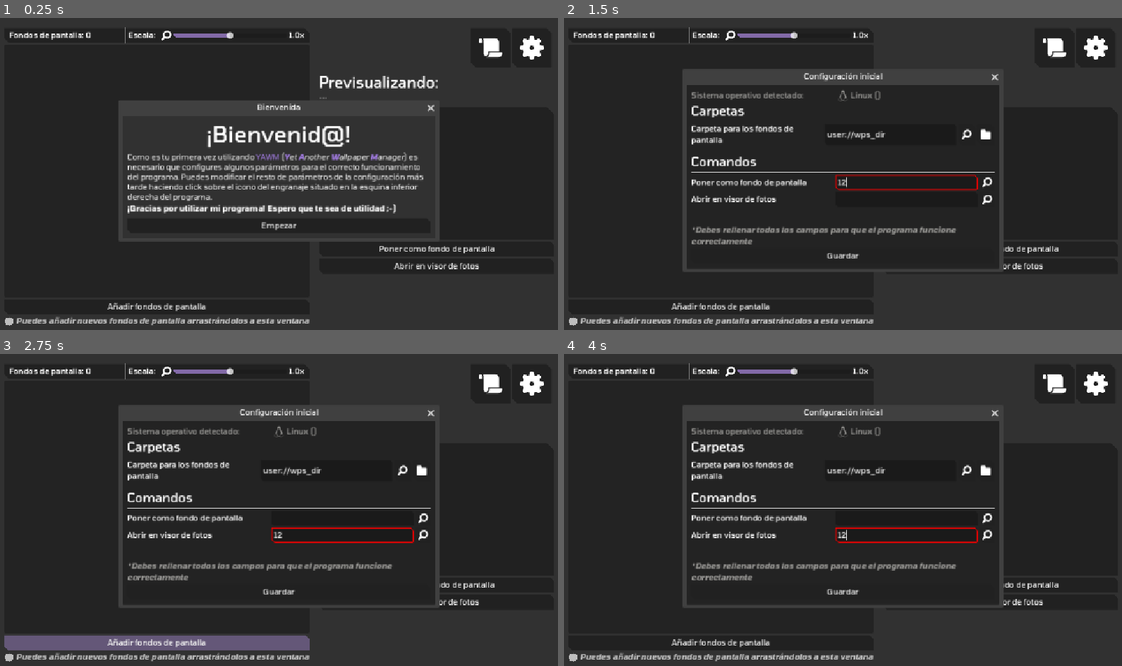
Above: before the commit, frames 1-4 (two rows, left to right).
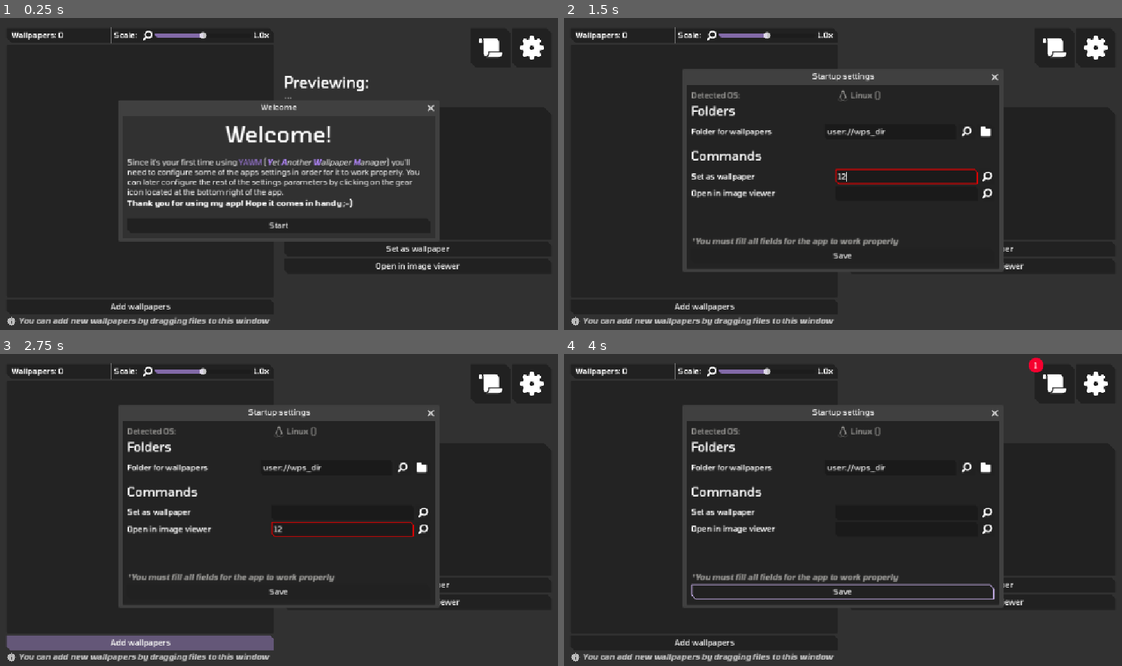
Above: after the commit, the same moments.

Repository: m0xn/yawm
Game: Godot game, scene res://scenes/Main.tscn
The game is run twice, just before and just after one commit, with the same random seed, the same clock (stepped at 60 frames per second) and the same inputs.
Inputs (mouse positions are in pixels of both pictures, inside the frame that each line leads up to):
- Up to frame 1 (0.25 s): no input
- Up to frame 2 (1.5 s): click "Empezar" (after the commit: "Start") at 0.5 s; click (904, 183) at 1.27 s; type "12" at 1.35 s
- Up to frame 3 (2.75 s): click (340, 534) at 1.5 s; type "12" at 1.58 s; click "Añadir fondos de pantalla" (after the commit: "Add wallpapers") at 2 s
- Up to frame 4 (4 s): click "Poner como fondo de pantalla" (after the commit: "Set as wallpaper") at 2.75 s; click "Abrir en visor de fotos" (after the commit: "Open in image viewer") at 3.5 s

The runs differ from the first frame. In frame 1, 9.4% of the frame differs, in the area x 0-89%, y 2-99%; in frame 2, 6.4%; in frame 3, 6.6%; in frame 4, 6.7%.

Commit message:
Minor fixes and how to use readme update

Diff:
--- a/scenes/Main.tscn
+++ b/scenes/Main.tscn
@@ -226,6 +226,7 @@
 theme_override_styles/separator = SubResource("StyleBoxEmpty_qnwvq")
 
 [node name="PreviewImgP" type="Panel" parent="MainUIHBC/PreviewVBC"]
+clip_children = 2
 custom_minimum_size = Vector2(480, 270)
 layout_mode = 2
 theme_override_styles/panel = SubResource("StyleBoxFlat_qnwvq")
--- a/scripts/lang_controller.gd
+++ b/scripts/lang_controller.gd
@@ -3,5 +3,8 @@
 var locale_idx = ["es", "en"]
 
 func _ready() -> void:
+	if not FileAccess.file_exists("user://settings.cfg"):
+		AppData.settings.set_value("misc", "locale_idx", locale_idx.find(OS.get_locale_language()))
+
 	TranslationServer.set_locale(locale_idx[AppData.settings.get_value("misc", "locale_idx")])
 	Utils.GC.update_wp_count()
--- a/scripts/windows/startup_settings_controller.gd
+++ b/scripts/windows/startup_settings_controller.gd
@@ -49,6 +49,9 @@
 		AppData.settings.set_value("cmds", "open_img_vwr_cmd", script_map[map_entry][1])
 		%CmdsSectionVBC.get_node("%OpenInImgVwrCmdLE").text = script_map[map_entry][1]
 
+	# NOTE: Allow the user to quit the app on startup config
+	close_requested.connect(func (): get_tree().quit())
+
 func verify_fields() -> void:
 	if AppData.settings.get_value("dirs", "wps_dir") == "" or AppData.settings.get_value("cmds", "set_wp_cmd") == "" or AppData.settings.get_value("cmds", "open_img_vwr_cmd") == "":
 		Utils.Debug.log_msg(Types.DT.ERROR, tr("DBG_MISSING_FIELDS"))
--- a/scripts/windows/welcome_window_controller.gd
+++ b/scripts/windows/welcome_window_controller.gd
@@ -10,3 +10,6 @@
 
 		get_parent().remove_child(self)
 	)
+
+	# NOTE: Allow the user to quit the app on startup config
+	close_requested.connect(func (): get_node("/root").close_requested.emit())
--- a/translation/translation_table.csv
+++ b/translation/translation_table.csv
@@ -22,7 +22,7 @@
 STTS_SET_AS_WP_SCRIPT_LB,Poner como fondo de pantalla (script),Set as wallpaper (script)
 STTS_IMG_PROC_HEADER_LB,Procesamiento de imágenes,Image processing
 STTS_THUMBS_PROC_LB,Miniaturas,Thumbnails
-STTS_PRVW_PROC_LB,Imagen de previsualización,Preview image
+STTS_PRVW_PROC_LB,Imágenes de previsualización,Preview images
 STTS_DF_LB,Factor de reescalado,Downscale factor
 STTS_APPLY_BTN,Aplicar,Apply
 STTS_XFORM_THUMBS_LB,Renderizando miniaturas con el factor de escala: %d%%...,Rendering thumbnails with scale factor: %d%%...
Not shown, changed: export_presets.cfg
Not shown, added: graphics/app_logos/yawm_full.svg.import
Binary file added: readme_imgs/grid_container_screenshot.jpg
Binary file added: readme_imgs/import_entry_screenshot.jpg
Binary file added: readme_imgs/import_window_screenshot.jpg
Binary file added: readme_imgs/open_in_img_viewer_screenshot.jpg
Binary file added: readme_imgs/preview_rect_screenshot.jpg
Not shown, added: readme_imgs/release_files_screenshot.jpeg.import
Binary file added: readme_imgs/set_as_wallpaper_screenshot.jpg
Binary file added: readme_imgs/settings_window_screenshot.jpg
Binary file added: readme_imgs/startup_settings_window_screenshot.jpg
Binary file added: readme_imgs/ui_with_green_accent_color_screenshot.jpg
(and 2 more such lines)
